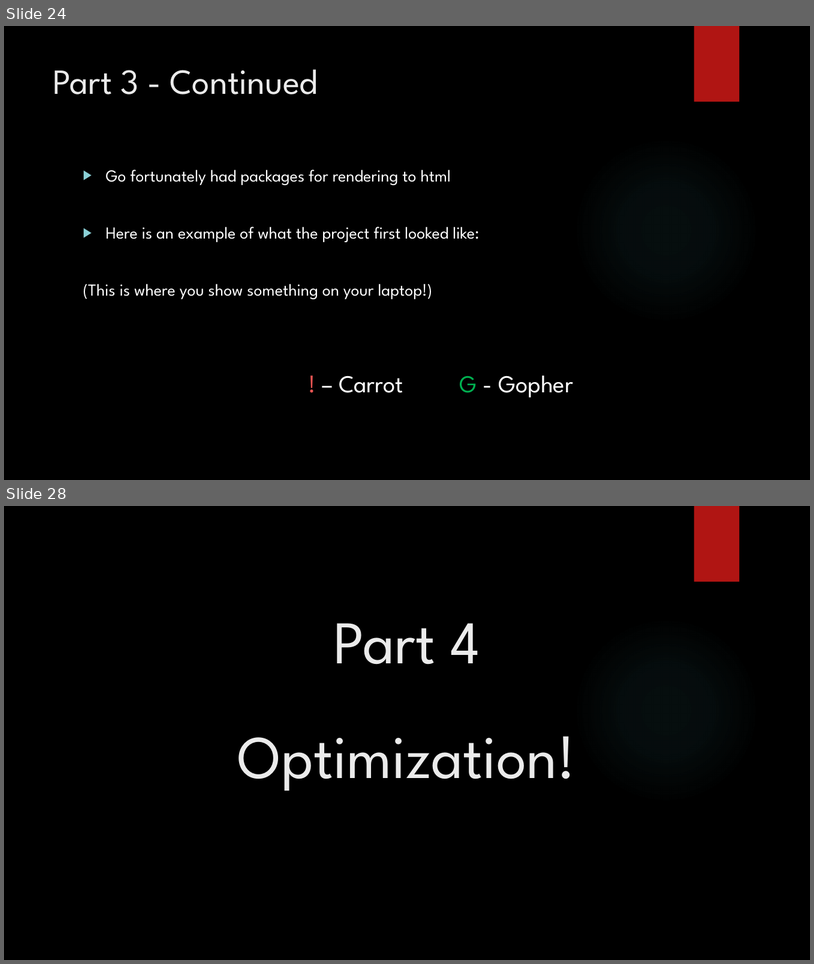
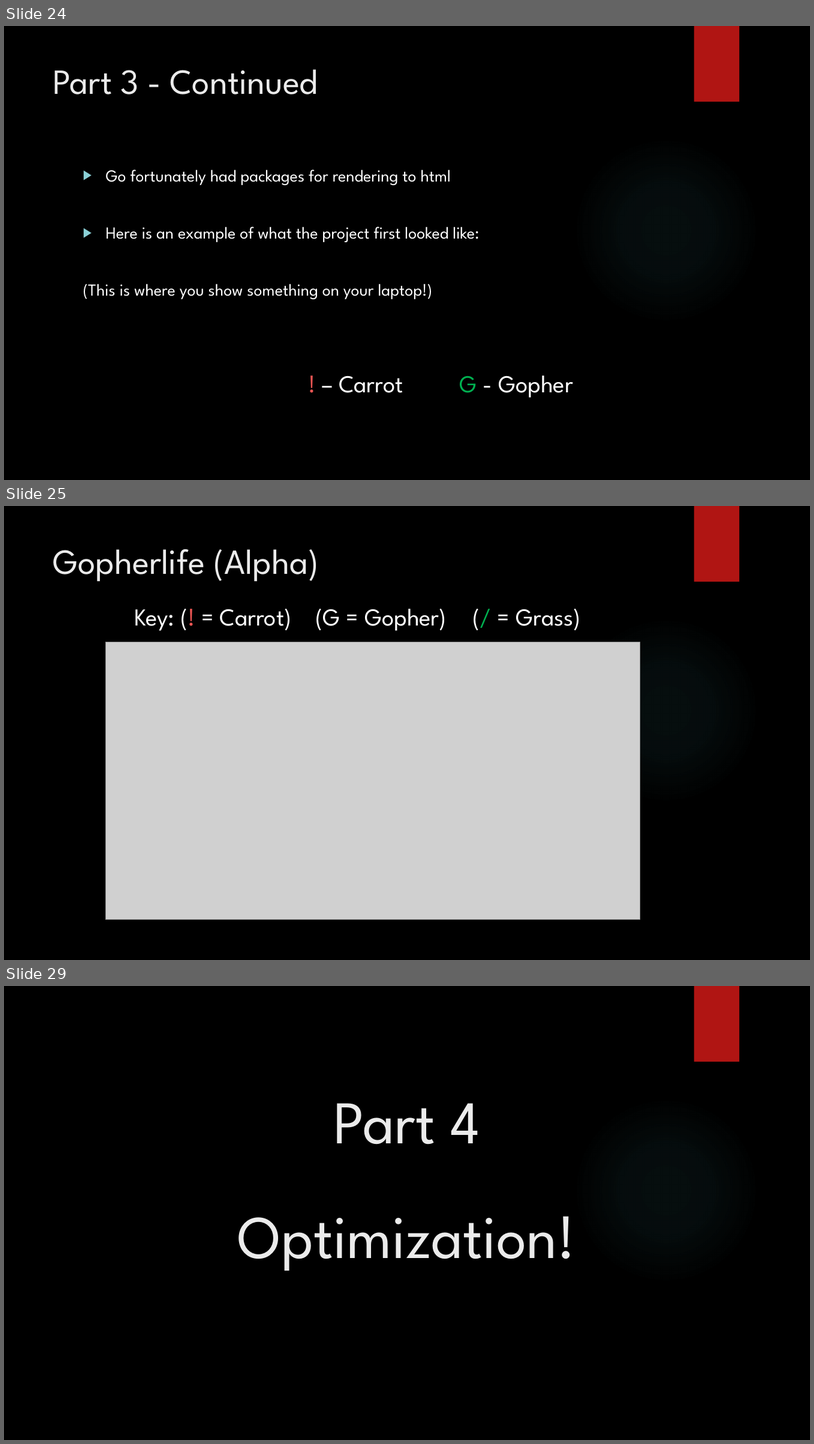
Before and after one commit to jaminologist/GopherLife, a slide deck: GopherLife.pptx. Shown one above the other, each under a label of ours: slides 24 and 28 before the commit, slides 24, 25 and 29 after it; the slides between them are not shown. The pictures are 814x964 and 814x1444 pixels, drawn with LibreOffice and Linux fonts; fonts in the diff are those of the drawing; grey boxes stand for pictures; background and template pictures are left out. Boxes give left, top, right and bottom in pixels: in the first picture for what was removed or moved away, otherwise in the second. Text is boxed around its words. In the diff, an @@ line names an element or a change of style, - is before the commit and + after.

```diff
--- a/GopherLife.pptx
+++ b/GopherLife.pptx
@@ slide 25 added at [4, 506, 810, 960], background picture (left out); not listed: 2 template elements that a slide beside it also shows @@
@@ title added at [53, 549, 319, 582], 42 pt, text #EBEBEB @@
+Gopherlife (Alpha)
@@ text added at [134, 609, 581, 631], 28.9 pt, text #FFFFFF @@
+Key: (! = Carrot) (G = Gopher) (/ = Grass)
@@ picture added at [105, 642, 641, 919] @@
@@ what was slide 28 is now slide 29 @@
```
Also in this commit, not shown: 1 slide changed, 2 other slides added, 2 slides removed.
